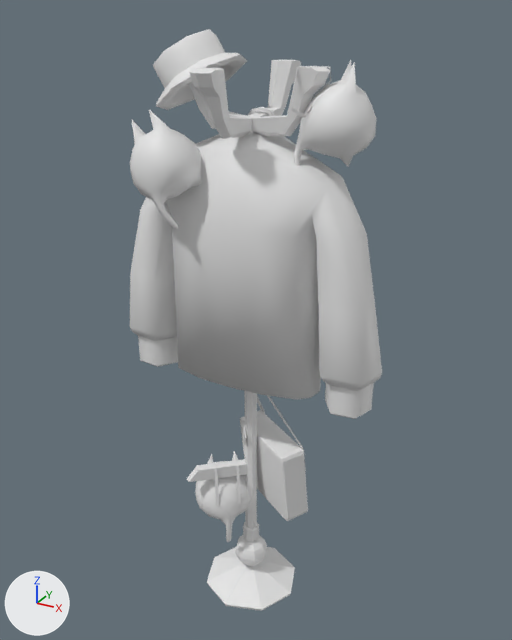
Two versions of the FBX model charonsCorner/Assets/Art/models/characters/Chapter_1_Memento_Character/Chapter_1_Memento_Character.fbx, one commit apart.
Before and after are seen from a camera (50 mm lens) standing at (1.015, -1.845, 1.968) and looking at (-0.006, 0.012, 1.04). The axes (+X, +Y, +Z) are drawn at lower left. The lights are the same throughout. The first picture is the older version.

The first picture shows 'Chapter_1_Memento_Character'.
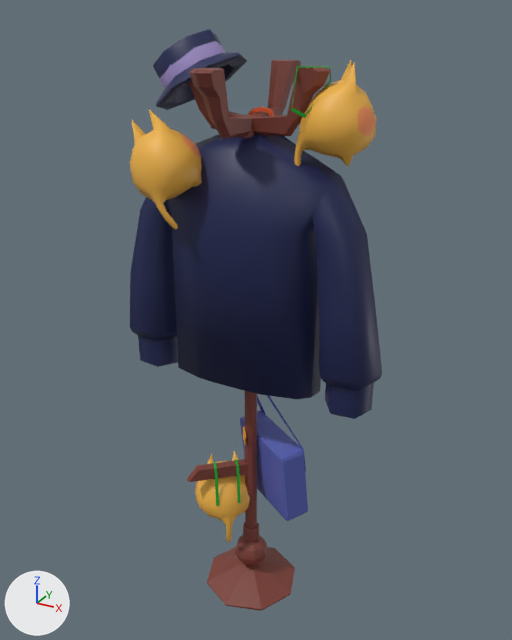
The change in detail:
Picture 'Texture_Memento_Character.png' (img_texture_memento_character_png) is new.
Material 'Momento_Texture' (mat_momento_texture) is new.
Its texture is img_texture_memento_character_png (with its transparency).
me_cube_003 is used by ob_chapter_1_memento_character; location (0.0, 0.0, 0.0).
me_cube_003 had 2059 vertices, 1949 faces and spanned x -0.47..0.44, y -0.28..0.21, z 0.0..1.91.
me_cube_003 now has 2051 vertices, 1941 faces and spans x -0.47..0.44, y -0.28..0.21, z 0.0..1.91.
Part 1, on me_cube_003:
8 vertices are removed from x -0.01, y -0.17..-0.04, z 0.88..1.66.
16 faces are deleted.
8 new faces join them.
me_cube_003 part 2: 1933 faces spanning x -0.47..0.44, y -0.28..0.21, z 0.0..1.91 switch from no material to mat_momento_texture (picture img_texture_memento_character_png).

Pixel boxes (x1, y1, x2, y2) of what changed, in the pictures (512 x 640 px):
part 1 of me_cube_003, cut back: before (207, 133, 259, 390); after (207, 134, 259, 390)
part 2 of me_cube_003, recoloured (white to blue): (130, 29, 382, 611) in both
